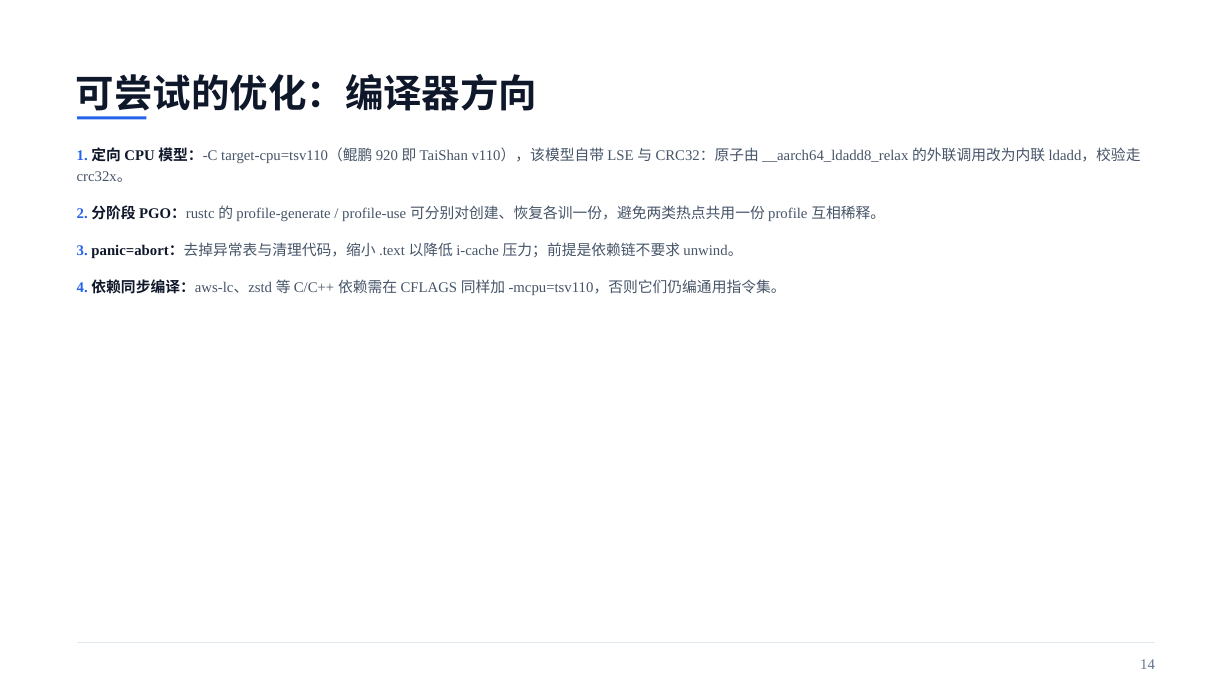
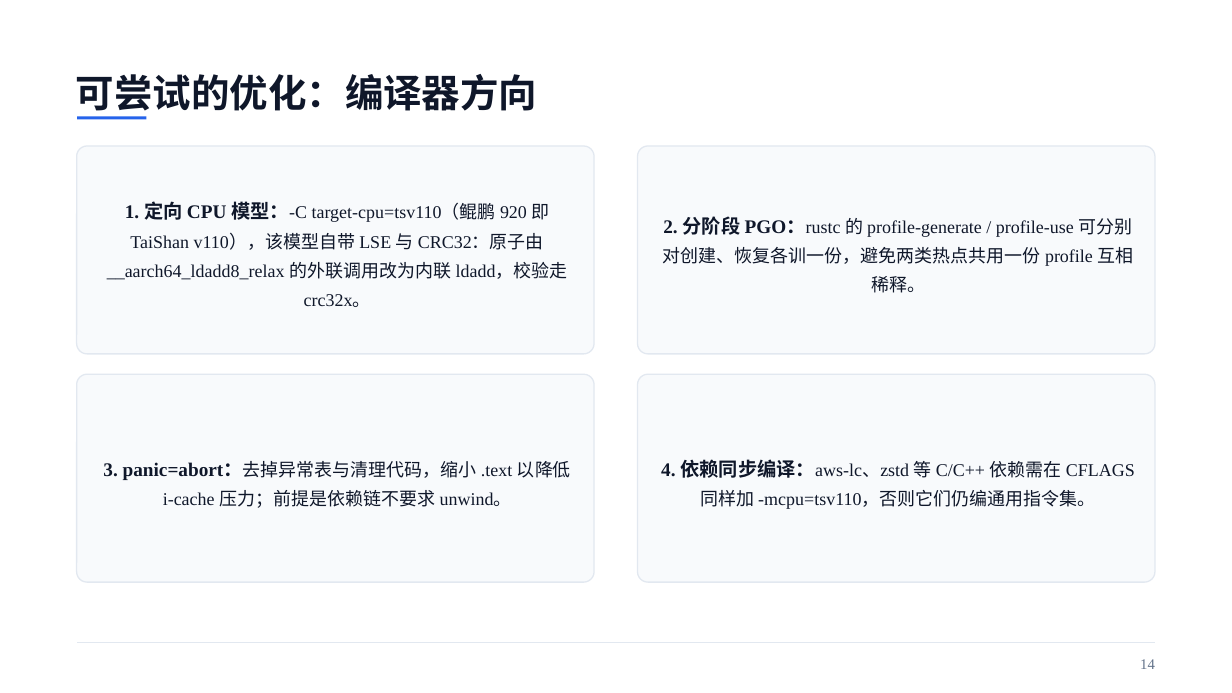
Before and after one commit to liushiqin-647/aenv, a slide deck: slide 14 of agentenv_20261102_polished.pptx. Drawn at 1232x693 pixels with LibreOffice and Linux fonts; fonts in the diff are those of the drawing. Boxes give left, top, right and bottom in pixels: in the first picture for what was removed or moved away, otherwise in the second. Text is boxed around its words. In the diff, an @@ line names an element or a change of style, - is before the commit and + after.

```diff
--- a/agentenv_20261102_polished.pptx
+++ b/agentenv_20261102_polished.pptx
@@ rounded rectangle "1. 定向 CPU 模型：-C target-cpu=tsv110（鲲鹏 ...": place and size @@
-rounded rectangle "1. 定向 CPU 模型：-C target-cpu=tsv110（鲲鹏 ..." at box(77, 147, 1141, 295)
+rounded rectangle "1. 定向 CPU 模型：-C target-cpu=tsv110（鲲鹏 ..." at box(77, 146, 594, 354)
@@ rounded rectangle "1. 定向 CPU 模型：-C target-cpu=tsv110（鲲鹏 ..." at box(77, 146, 594, 354): size 11.5 to 15 pt in "1. 定向 CPU 模型：-C"; size 11.5 to 14 pt, text colour #475569 to #0F172A; text colour #2563EB to #0F172A in "1."; alignment left to centre; line spacing 1.15 to 1.35; vertical alignment top to middle; fill none to #F8FAFC; outline none to #E2E8F0 1 pt @@
@@ rounded rectangle added at box(638, 146, 1155, 354), fill #F8FAFC, outline #E2E8F0 1 pt, 14 pt, text #0F172A @@
+2. 分阶段 PGO：rustc 的 profile-generate / profile-use 可分别对创建、恢复各训一份，避免两类热点共用一份 profile 互相稀释。
@@ text in rounded rectangle at box(77, 205, 885, 295): paragraphs removed @@
-2. 分阶段 PGO：rustc 的 profile-generate / profile-use 可分别对创建、恢复各训一份，避免两类热点共用一份 profile 互相稀释。
-3. panic=abort：去掉异常表与清理代码，缩小 .text 以降低 i-cache 压力；前提是依赖链不要求 unwind。
-4. 依赖同步编译：aws-lc、zstd 等 C/C++ 依赖需在 CFLAGS 同样加 -mcpu=tsv110，否则它们仍编通用指令集。
@@ rounded rectangle added at box(77, 374, 594, 582), fill #F8FAFC, outline #E2E8F0 1 pt, 14 pt, text #0F172A @@
+3. panic=abort：去掉异常表与清理代码，缩小 .text 以降低 i-cache 压力；前提是依赖链不要求 unwind。
@@ rounded rectangle added at box(638, 374, 1155, 582), fill #F8FAFC, outline #E2E8F0 1 pt, 14 pt, text #0F172A @@
+4. 依赖同步编译：aws-lc、zstd 等 C/C++ 依赖需在 CFLAGS 同样加 -mcpu=tsv110，否则它们仍编通用指令集。
```
Also in this commit, not shown: 13 other slides changed.
